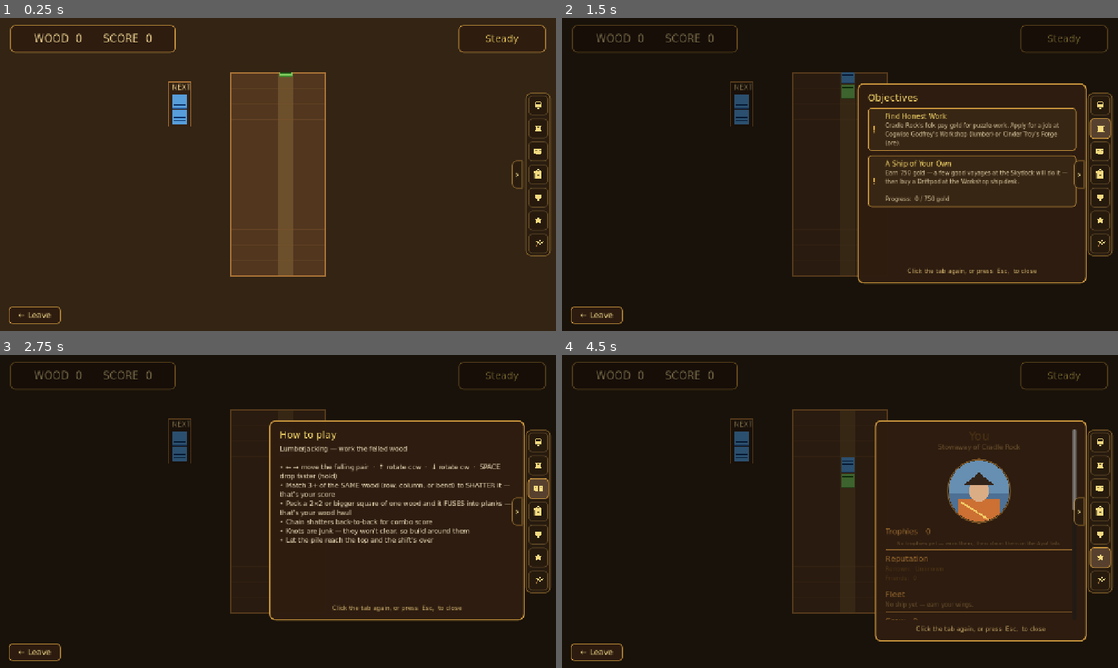
Above: before the commit, frames 1-4 (two rows, left to right).
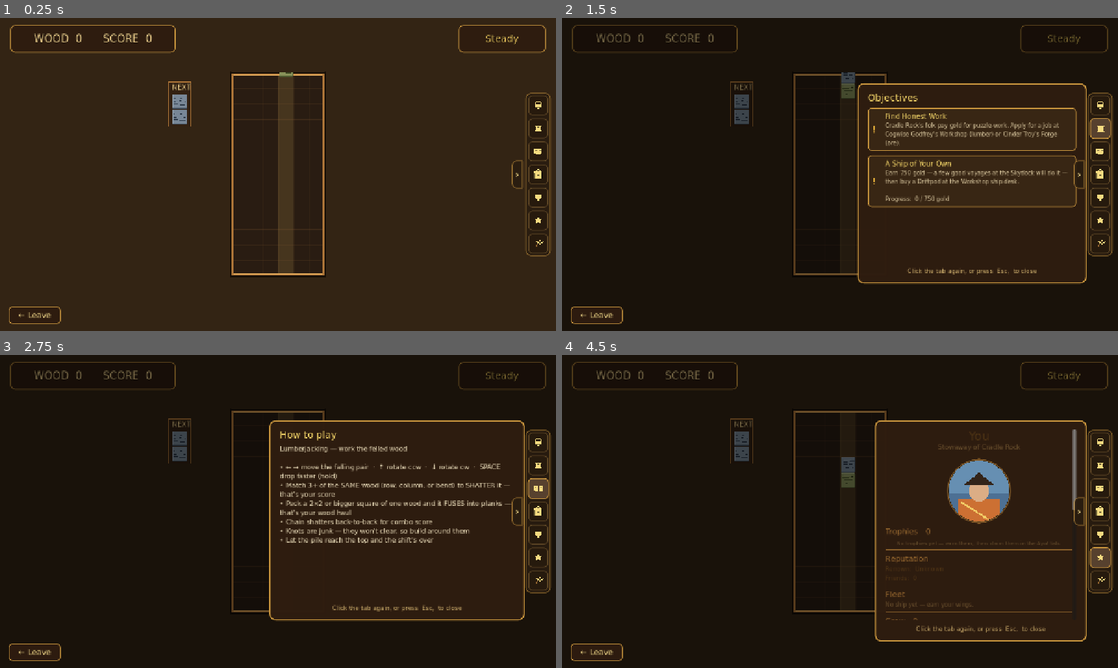
Above: after the commit, the same moments.

Repository: TairoyZone/shivaliva-shanty
Game: Godot game, scene res://puzzles/lumberjacking/lumberjacking.tscn
Same seed, same stepped clock (60 frames per second), same inputs: the game is played once before the commit and once after it. This scene is started directly instead of the project's main scene.
Inputs (mouse positions are in pixels of both pictures, inside the frame that each line leads up to):
- Up to frame 1 (0.25 s): no input
- Up to frame 2 (1.5 s): click "0" at 0.5 s; click (1101, 127) at 1.27 s
- Up to frame 3 (2.75 s): click (539, 489) at 2.02 s
- Up to frame 4 (4.5 s): click (1101, 511) at 2.77 s; click (1101, 533) at 3.52 s; click (1101, 558) at 4.27 s

The runs differ from the first frame. In frame 1, 12% of the frame differs, in the area x 31-59%, y 17-83%; in frame 2, 1.1%; in frame 3, 0.9%; in frame 4, 1.2%.

Commit message:
feat(lumberjacking): believable wood pieces + timber-mill board
Recolor the 4 wood kinds from rainbow candy (yellow/red/green/blue) to believable WOOD stains - honey pine, red cedar, olive moss-wood, grey driftwood - each a beveled block with wavy wood grain (the same material-realism call as the Mining pass). Darken the bin to deep walnut so pieces pop, plank the back wall with carved vertical seams, and give it a beveled timber frame. Add tools/shot_lumber_detail.

Co-Authored-By: Claude Opus 4.8 (1M context) <noreply@anthropic.com>

Diff:
--- a/puzzles/lumberjacking/board/board.gd
+++ b/puzzles/lumberjacking/board/board.gd
@@ -143,11 +143,11 @@
 # medium-brown workshop-floor backdrop to pop, not a near-black void.
 # Roughly matches the YPP SwF bin which is a soft warm brown.
 
-const BIN_BG_COLOR : Color = Color(0.32, 0.21, 0.12, 1.0)
+const BIN_BG_COLOR : Color = Color(0.16, 0.11, 0.07, 1.0)        # deep walnut so wood pieces pop (was a mid brown)
 const BIN_BORDER_COLOR : Color = Color(0.68, 0.46, 0.22, 1.0)
-const BIN_GRID_COLOR : Color = Color(0.50, 0.34, 0.18, 0.35)
+const BIN_GRID_COLOR : Color = Color(0.50, 0.34, 0.18, 0.22)
 const BIN_BORDER_WIDTH : float = 3.0
-const SPAWN_GUIDE_COLOR : Color = Color(0.98, 0.82, 0.42, 0.16)
+const SPAWN_GUIDE_COLOR : Color = Color(0.98, 0.82, 0.42, 0.14)
 
 
 ## Emitted whenever the running SCORE changes. Score is the combo/chain
@@ -1118,19 +1118,24 @@
 
 	var bin_size : Vector2 = Vector2(COLS * LogPiece.CELL_SIZE, ROWS * LogPiece.CELL_SIZE)
 	var bin_rect : Rect2 = Rect2(Vector2.ZERO, bin_size)
-	# Bin background — dark interior so wood blocks pop.
+	# Bin background — deep walnut back wall so the wood blocks pop.
 	draw_rect(bin_rect, BIN_BG_COLOR)
+	# The back wall is PLANKED: carved vertical seams (a dark cut + a faint lit
+	# lip) so the empty bin reads as a timber mill wall, not flat brown.
+	var seam : Color = Color(0.0, 0.0, 0.0, 0.28)
+	var seam_lip : Color = Color(0.55, 0.40, 0.22, 0.10)
+	for c in range(1, COLS):
+		var sx : float = c * LogPiece.CELL_SIZE
+		draw_line(Vector2(sx, 0.0), Vector2(sx, bin_size.y), seam, 1.5)
+		draw_line(Vector2(sx + 1.0, 0.0), Vector2(sx + 1.0, bin_size.y), seam_lip, 1.0)
 	# Soft spawn-column tint, within the bin only. (Drawing nothing above y=0; the spawn-buffer pieces above the
 	# top edge stay hidden behind the SpawnCover added in _ready until they fall in.)
 	var spawn_x : float = SPAWN_COL * LogPiece.CELL_SIZE
 	draw_rect(Rect2(spawn_x, 0.0, LogPiece.CELL_SIZE, bin_size.y), SPAWN_GUIDE_COLOR)
-	# Grid lines — subtle, just enough to read cell positions.
+	# Faint horizontal grid — just enough to read cell rows.
 	for r in range(1, ROWS):
 		var y : float = r * LogPiece.CELL_SIZE
 		draw_line(Vector2(0.0, y), Vector2(bin_size.x, y), BIN_GRID_COLOR, 1.0)
-	for c in range(1, COLS):
-		var x : float = c * LogPiece.CELL_SIZE
-		draw_line(Vector2(x, 0.0), Vector2(x, bin_size.y), BIN_GRID_COLOR, 1.0)
 	# Fusion overlays — draw BEHIND the LogPieces (parents draw first,
 	# children after, so this lands underneath). Renders as a faint
 	# inner glow + thick golden outline framing the fused group, so
@@ -1143,5 +1148,8 @@
 		var rect : Rect2 = Rect2(px, py, pw, ph)
 		draw_rect(rect, FUSION_INNER_GLOW_COLOR)
 		draw_rect(rect, FUSION_OUTLINE_COLOR, false, FUSION_OUTLINE_WIDTH)
-	# Outer border (drawn last so it sits on top of grid lines).
-	draw_rect(bin_rect, BIN_BORDER_COLOR, false, BIN_BORDER_WIDTH)
+	# Beveled TIMBER frame (drawn last, on top): a dark outer edge, a warm wood
+	# band, and a lit inner lip — a hewn-beam border around the mill bin.
+	draw_rect(bin_rect, Color(0.09, 0.06, 0.03, 1.0), false, 6.0)
+	draw_rect(bin_rect.grow(-3.0), BIN_BORDER_COLOR, false, 4.0)
+	draw_rect(bin_rect.grow(-5.5), Color(0.86, 0.64, 0.34, 1.0), false, 1.5)
--- a/puzzles/lumberjacking/log_piece/log_piece.gd
+++ b/puzzles/lumberjacking/log_piece/log_piece.gd
@@ -41,30 +41,33 @@
 const GRAIN_STRIPE_WIDTH : float = 1.4
 
 
-## Per-kind face + shadow + grain colors. Saturated and high-contrast
-## like YPP SwF's red/yellow/green/blue — readability at speed beats
-## "naturalistic wood tones." We span the hue wheel (yellow/red/green/
-## blue) but kept warm and wood-stained so the lumber theme reads.
+## Per-kind face + shadow + grain colors. BELIEVABLE WOOD tones, not rainbow
+## candy (Troy 2026-06-15, the same call as the Mining terrain pass): four
+## distinct stains that still read apart at speed but clearly look like wood.
+##   SUNPINE   — pale honey pine
+##   CORALWOOD — warm red cedar
+##   MOSSWOOD  — moss-aged olive wood
+##   STORMWOOD — weathered grey-blue driftwood
 const KIND_COLORS : Dictionary = {
 	WoodKind.SUNPINE: {
-		"face": Color(0.98, 0.82, 0.28, 1.0),
-		"shadow": Color(0.75, 0.55, 0.10, 1.0),
-		"grain": Color(0.48, 0.32, 0.06, 1.0),
+		"face": Color(0.84, 0.68, 0.42, 1.0),
+		"shadow": Color(0.60, 0.46, 0.24, 1.0),
+		"grain": Color(0.46, 0.33, 0.16, 1.0),
 	},
 	WoodKind.CORALWOOD: {
-		"face": Color(0.88, 0.32, 0.22, 1.0),
-		"shadow": Color(0.62, 0.18, 0.10, 1.0),
-		"grain": Color(0.38, 0.08, 0.04, 1.0),
+		"face": Color(0.71, 0.40, 0.29, 1.0),
+		"shadow": Color(0.48, 0.24, 0.17, 1.0),
+		"grain": Color(0.34, 0.16, 0.11, 1.0),
 	},
 	WoodKind.MOSSWOOD: {
-		"face": Color(0.48, 0.78, 0.36, 1.0),
-		"shadow": Color(0.26, 0.52, 0.18, 1.0),
-		"grain": Color(0.12, 0.32, 0.08, 1.0),
+		"face": Color(0.53, 0.57, 0.35, 1.0),
+		"shadow": Color(0.34, 0.39, 0.21, 1.0),
+		"grain": Color(0.23, 0.27, 0.13, 1.0),
 	},
 	WoodKind.STORMWOOD: {
-		"face": Color(0.34, 0.62, 0.86, 1.0),
-		"shadow": Color(0.16, 0.36, 0.62, 1.0),
-		"grain": Color(0.04, 0.18, 0.38, 1.0),
+		"face": Color(0.47, 0.53, 0.59, 1.0),
+		"shadow": Color(0.29, 0.35, 0.41, 1.0),
+		"grain": Color(0.18, 0.23, 0.29, 1.0),
 	},
 }
 
@@ -91,21 +94,35 @@
 		CELL_PAD, CELL_PAD,
 		CELL_SIZE - 2.0 * CELL_PAD,
 		CELL_SIZE - 2.0 * CELL_PAD)
-	# Shadow base (drawn slightly larger and offset to give a touch of
-	# depth — keeps the cell from looking flat).
-	var shadow_rect : Rect2 = inner.grow(0.0)
+	# Drop shadow for a touch of depth.
+	var shadow_rect : Rect2 = inner
 	shadow_rect.position.y += 1.5
 	draw_rect(shadow_rect, shadow_color)
-	# Face on top.
+	# Plank face.
 	draw_rect(inner, face_color)
-	# Grain stripes — horizontal lines across the face, evenly spaced.
-	for i in range(GRAIN_STRIPE_COUNT):
-		var t : float = (i + 1.0) / float(GRAIN_STRIPE_COUNT + 1)
-		var y : float = inner.position.y + inner.size.y * t
-		draw_line(
-			Vector2(inner.position.x + 2.0, y),
-			Vector2(inner.end.x - 2.0, y),
-			grain_color, GRAIN_STRIPE_WIDTH)
+	# Beveled edges (lit top/left, shadowed bottom/right) — a carved wood block.
+	var c_tl : Vector2 = inner.position
+	var c_tr : Vector2 = Vector2(inner.end.x, inner.position.y)
+	var c_bl : Vector2 = Vector2(inner.position.x, inner.end.y)
+	var c_br : Vector2 = inner.end
+	draw_line(c_tl, c_tr, face_color.lightened(0.22), 1.6)
+	draw_line(c_tl, c_bl, face_color.lightened(0.13), 1.4)
+	draw_line(c_bl, c_br, shadow_color.darkened(0.10), 1.6)
+	draw_line(c_tr, c_br, shadow_color.darkened(0.04), 1.4)
+	# Wood GRAIN — a few slightly wavy lines across the face (boards stacked flat).
+	for k in GRAIN_STRIPE_COUNT:
+		var gy : float = inner.position.y + inner.size.y * (0.28 + float(k) * 0.22)
+		var pts : PackedVector2Array = PackedVector2Array()
+		for j in 5:
+			var tx : float = float(j) / 4.0
+			var wob : float = sin(float(k) * 2.1 + tx * 5.0) * 1.4
+			pts.append(Vector2(inner.position.x + 2.0 + (inner.size.x - 4.0) * tx, gy + wob))
+		draw_polyline(pts, grain_color, GRAIN_STRIPE_WIDTH)
+	# A faint lighter fleck near the top for figure.
+	draw_line(
+		Vector2(inner.position.x + inner.size.x * 0.20, inner.position.y + inner.size.y * 0.15),
+		Vector2(inner.position.x + inner.size.x * 0.70, inner.position.y + inner.size.y * 0.15),
+		face_color.lightened(0.10), 1.0)
 	# Breaker variant — stamp a big dark AXE silhouette across the face
 	# so the player can read "this is a breaker" at a single glance,
 	# even at the bottom of a busy stack. The axe is a chunky
--- /dev/null
+++ b/tools/shot_lumber_detail.gd
@@ -0,0 +1,78 @@
+## DEV-ONLY: a 3x gallery of the redesigned Lumberjacking pieces — the 4 wood
+## kinds (solid), their breaker (axe) variants, and the knot decay states — to
+## verify the wood pass. Windowed; caller backs up the save. Not shipped.
+extends Node2D
+
+const OUT : String = "user://shots"
+
+
+func _ready() -> void:
+
+	DirAccess.make_dir_recursive_absolute(OUT)
+	call_deferred("_go")
+
+
+func _go() -> void:
+
+	_hide_autoload_ui()
+	var bg : ColorRect = ColorRect.new()
+	bg.color = Color(0.16, 0.11, 0.07, 1.0)
+	bg.size = Vector2(1280, 720)
+	bg.z_index = -10
+	add_child(bg)
+
+	var lp : PackedScene = load("res://puzzles/lumberjacking/log_piece/log_piece.tscn")
+	_label("WOOD KINDS  (sunpine / coralwood / mosswood / stormwood)", Vector2(60, 110))
+	for i in 4:
+		var p : Node2D = lp.instantiate()
+		add_child(p)
+		p.wood_kind = i
+		p.variant = 0
+		p.position = Vector2(210.0 + i * 150.0, 150.0)
+		p.scale = Vector2(3.0, 3.0)
+
+	_label("BREAKERS  (axe-stamped)", Vector2(60, 320))
+	for i in 4:
+		var p : Node2D = lp.instantiate()
+		add_child(p)
+		p.wood_kind = i
+		p.variant = 1
+		p.position = Vector2(210.0 + i * 150.0, 360.0)
+		p.scale = Vector2(3.0, 3.0)
+
+	_label("KNOT  (silver -> opaque -> translucent)", Vector2(60, 530))
+	var kn : PackedScene = load("res://puzzles/lumberjacking/knot/knot.tscn")
+	for i in 3:
+		var k : Node2D = kn.instantiate()
+		add_child(k)
+		k.state = i
+		k.position = Vector2(210.0 + i * 150.0, 570.0)
+		k.scale = Vector2(3.0, 3.0)
+
+	await get_tree().create_timer(0.5).timeout
+	var img : Image = get_viewport().get_texture().get_image()
+	img.save_png("%s/lumber_detail.png" % OUT)
+	get_tree().quit()
+
+
+func _label(text: String, pos: Vector2) -> void:
+
+	var l : Label = Label.new()
+	l.text = text
+	l.position = pos
+	l.add_theme_color_override("font_color", Color(0.88, 0.80, 0.62))
+	l.add_theme_font_size_override("font_size", 18)
+	add_child(l)
+
+
+func _hide_autoload_ui() -> void:
+	for n in ["HUD", "Overlay", "EventFeed", "ChatBox", "UserPanel"]:
+		var node : Node = get_node_or_null("/root/" + n)
+		if node:
+			_hide_subtree(node)
+
+func _hide_subtree(node: Node) -> void:
+	if node is CanvasItem or node is CanvasLayer:
+		node.visible = false
+	for c in node.get_children():
+		_hide_subtree(c)
--- /dev/null
+++ b/tools/shot_lumber_detail.tscn
@@ -0,0 +1,6 @@
+[gd_scene load_steps=2 format=3]
+
+[ext_resource type="Script" path="res://tools/shot_lumber_detail.gd" id="1"]
+
+[node name="ShotLumberDetail" type="Node2D"]
+script = ExtResource("1")
